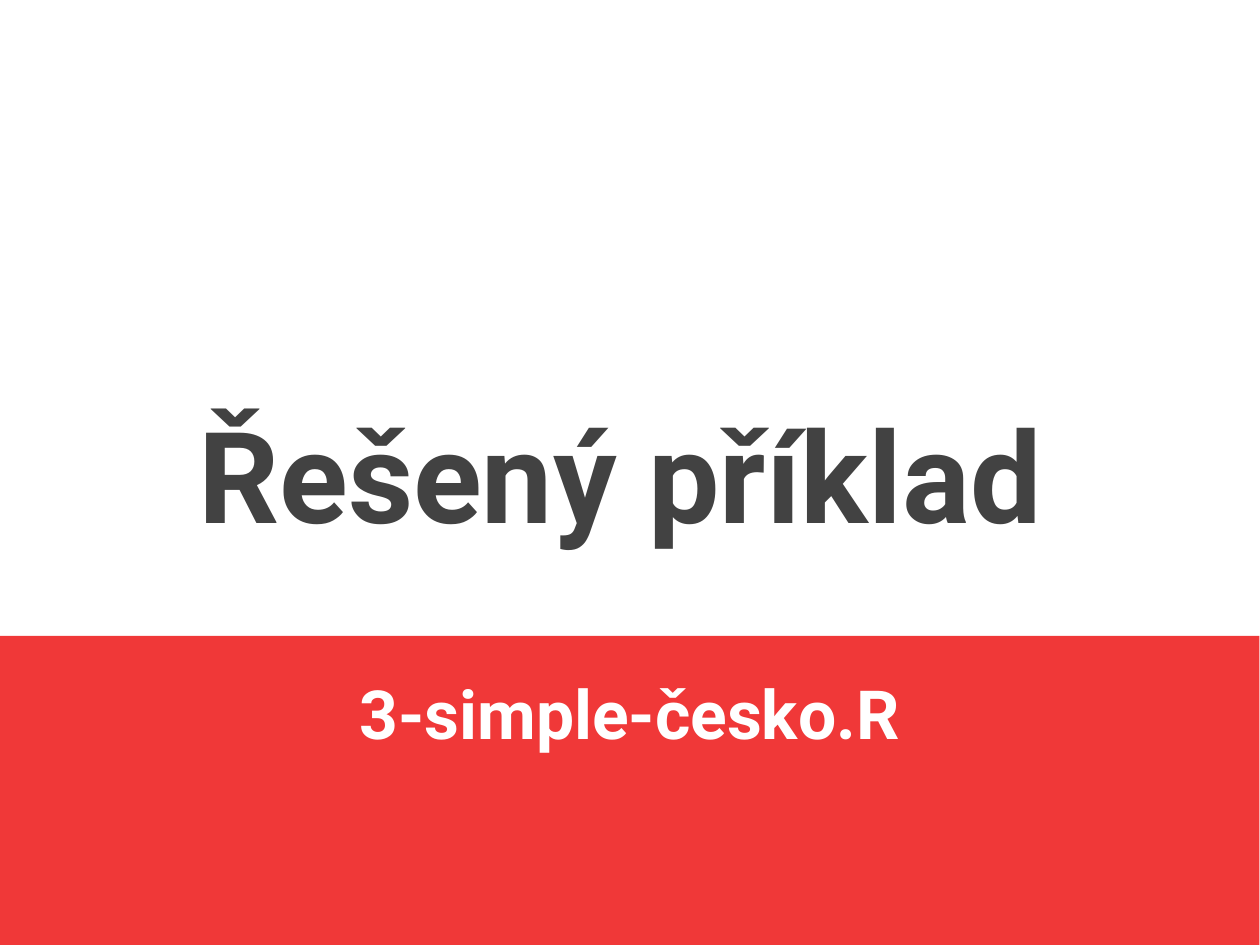
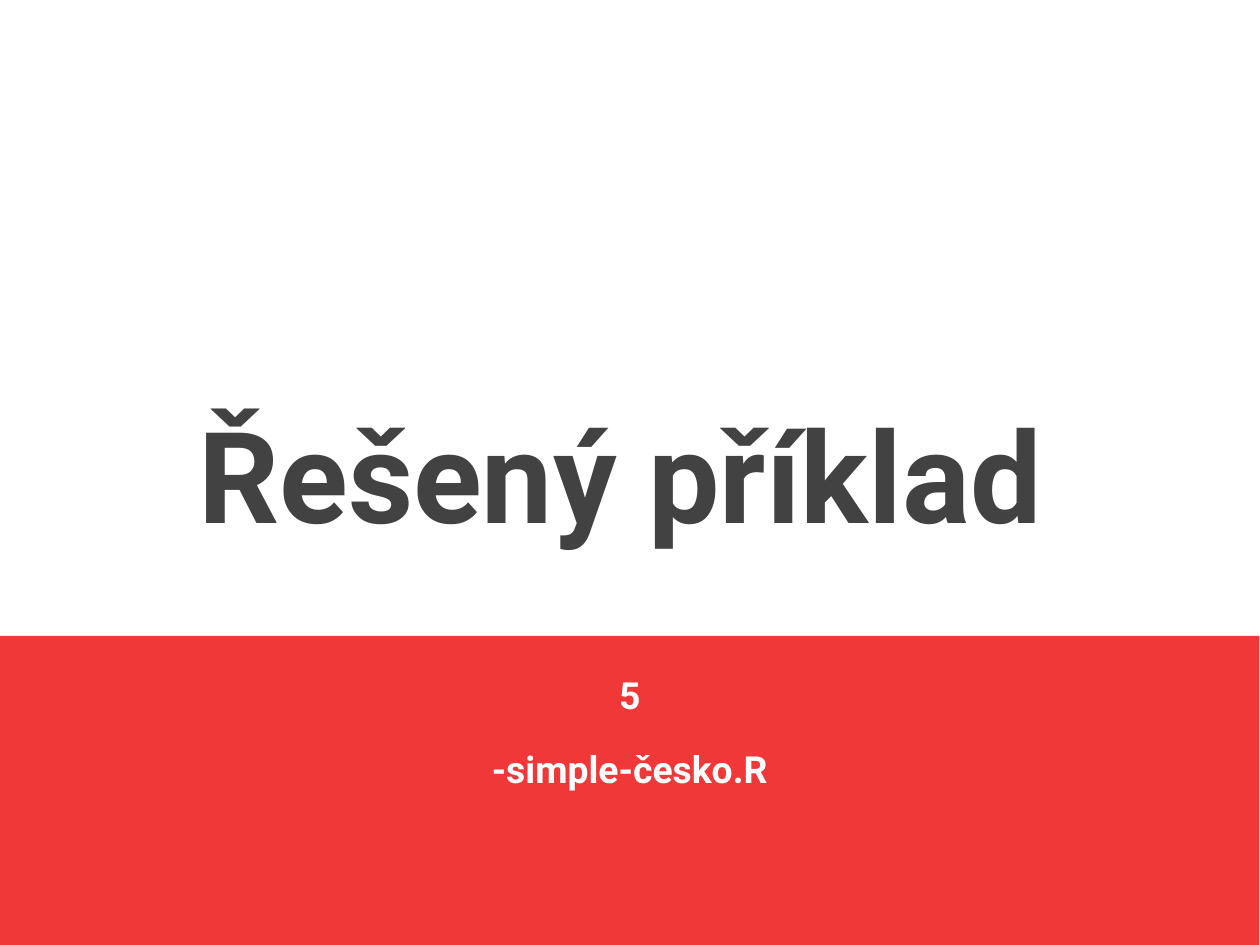
Before and after one commit to jlacko/4EK418, a slide deck: slide 22 of prez/5 - vlastní objekty.odp. Drawn at 1260x945 pixels with LibreOffice and Linux fonts; fonts in the diff are those of the drawing. Boxes give left, top, right and bottom in pixels: in the first picture for what was removed or moved away, otherwise in the second. Text is boxed around its words. In the diff, an @@ line names an element or a change of style, - is before the commit and + after.

```diff
--- a/prez/5 - vlastní objekty.odp
+++ b/prez/5 - vlastní objekty.odp
@@ text at box(492, 682, 768, 791): text changed; size 42.7 to 23.5 pt @@
-3-simple-česko.R
+5
+-simple-česko.R
```
Also in this commit, not shown: 4 other slides changed, 59 other files.
